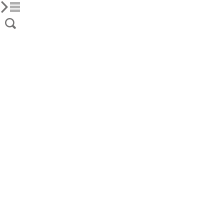
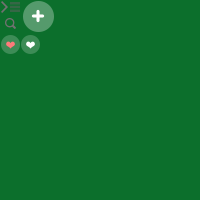
The second 200×200 image is a revision of the first. Changes to its layers:
added layer "Shape 3" above "Ellipse 1 copy" over [left=26, top=41, right=35, bottom=49]
added layer "Ellipse 1 copy" (20%) above "Shape 3 拷贝 2" over [left=21, top=35, right=40, bottom=54]
added layer "Shape 3 拷贝 2" above "Ellipse 1 copy 拷贝 2" over [left=6, top=41, right=15, bottom=49]
added layer "Ellipse 1 copy 拷贝 2" (20%) above "Plus icon" over [left=1, top=35, right=20, bottom=54]
showed "图层 1" over [left=0, top=0, right=200, bottom=200]
